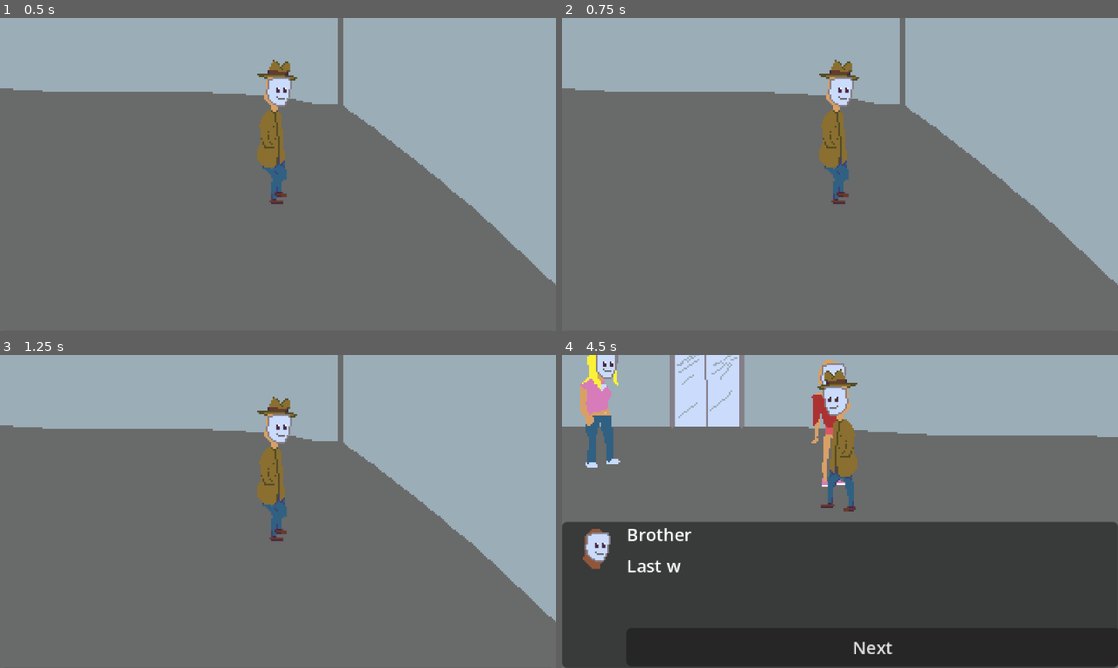
Above: before the commit, frames 1-4 (two rows, left to right).
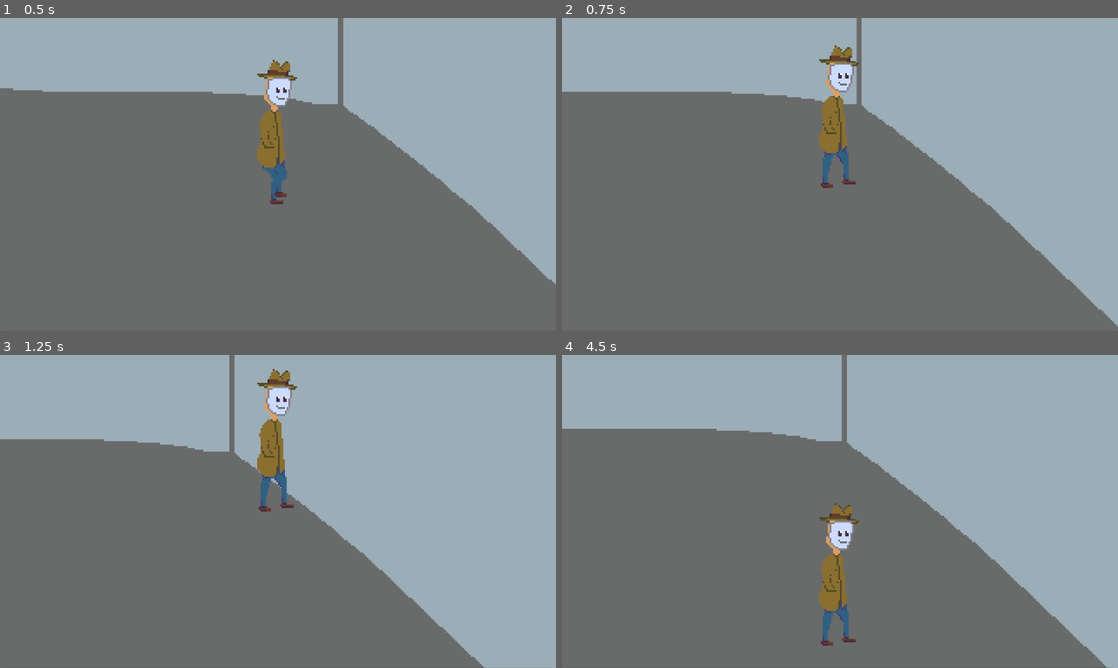
Above: after the commit, the same moments.

Repository: TerjeBallestad/pespi-mask
Game: Godot game, scene res://scenes/lobby.tscn
Two runs of this game, one before a commit and one after it. Both use one fixed random seed, a clock stepped at 60 frames per second and the inputs below. This scene is started directly instead of the project's main scene. Sound files missing from this copy of the repository are replaced by a short silence.
Inputs (mouse positions are in pixels of both pictures, inside the frame that each line leads up to):
- Up to frame 1 (0.5 s): no input
- Up to frame 2 (0.75 s): tap Enter at 0.5 s; move the mouse to (962, 158) at 0.52 s; click (962, 158) at 0.67 s
- Up to frame 3 (1.25 s): no input
- Up to frame 4 (4.5 s): tap Space at 1.25 s; move the mouse to (728, 527) at 1.27 s; click (728, 527) at 1.42 s; tap Enter at 2 s; move the mouse to (612, 417) at 2.02 s; click (612, 417) at 2.17 s; move the mouse to (595, 411) at 2.77 s; click (595, 411) at 2.92 s; click (873, 649) at 3.5 s, where only the run before the commit has a clickable "Next"; click (873, 649) at 4.25 s, where only the run before the commit has a clickable "Next"

Frame 1 is identical in both runs. In frame 2, 7.5% of the frame differs, in the area x 0-100%, y 0-99%; in frame 3, 19%; in frame 4, 65%, in the area x 0-100%, y 0-100%.

Commit message:
added elevator to lobby

Diff:
--- a/scenes/lobby.tscn
+++ b/scenes/lobby.tscn
@@ -77,11 +77,11 @@
 
 [node name="Ground" type="Polygon2D" parent="." unique_id=765097105 groups=["Ground"]]
 color = Color(1, 1, 1, 0)
-polygon = PackedVector2Array(-280, 40, -280, 120, 200, 120, 200, 40)
+polygon = PackedVector2Array(-202, 7, -267, 34, -360, 126, 361, 125, 210, -1, -104, -11)
 
 [node name="ExitToHallway" parent="." unique_id=810565229 instance=ExtResource("6_exit")]
 position = Vector2(-87, -43)
-target_scene = "res://scenes/hallway.tscn"
+target_scene = "res://scenes/elevator_to_hallway.tscn"
 
 [node name="ExitToBasement" parent="ExitToHallway" unique_id=1378469636 instance=ExtResource("6_exit")]
 position = Vector2(-179, 42)
Not shown: 1 places in scenes/lobby.tscn that only renumber resources
